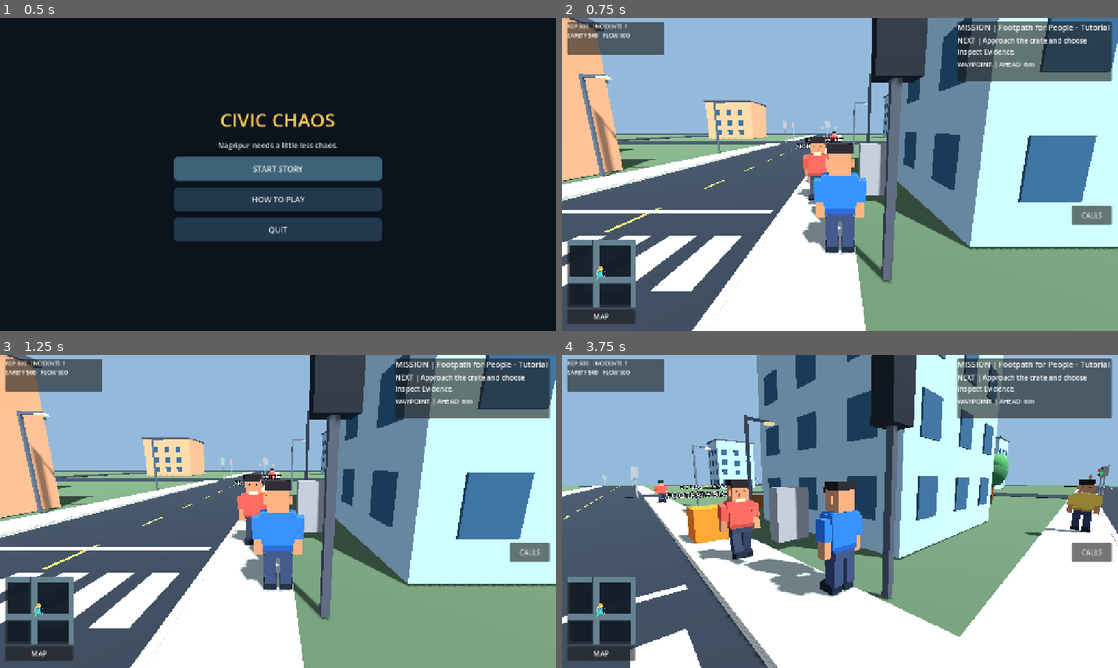
Above: before the commit, frames 1-4 (two rows, left to right).
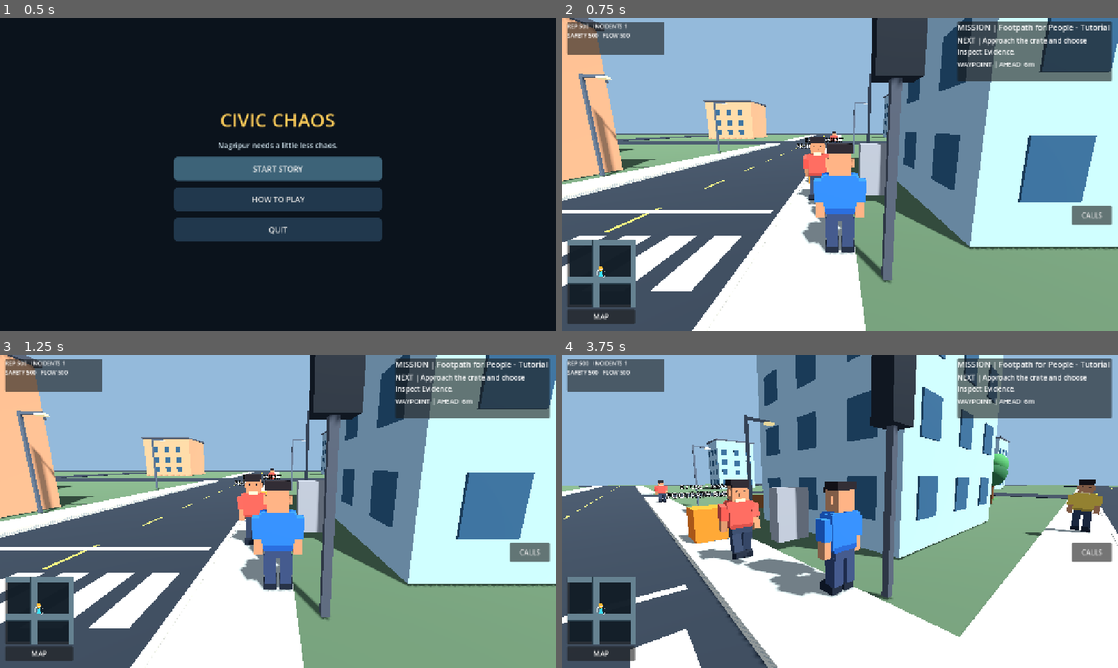
Above: after the commit, the same moments.

Repository: gauravprajapat-23/civic-chaos
Game: Godot game, scene res://scenes/core/menu.tscn
Same seed, same stepped clock (60 frames per second), same inputs: the game is played once before the commit and once after it.
Inputs (mouse positions are in pixels of both pictures, inside the frame that each line leads up to):
- Up to frame 1 (0.5 s): no input
- Up to frame 2 (0.75 s): click "START STORY" at 0.5 s
- Up to frame 3 (1.25 s): no input
- Up to frame 4 (3.75 s): click "MAP" at 1.25 s; click "CALLS" at 2 s; tap Enter at 2.75 s; move the mouse to (812, 574) at 2.77 s; hold W (move_forward) 2.78-3.5 s; hold E (interact) 2.78-3.5 s; click (812, 574) at 2.92 s; tap Space (jump) at 3.02 s; tap F10 (restart_game) at 3.5 s; drag from (1006, 558) to (812, 574) at 3.52 s

Frame 1 is identical in both runs. In frame 2, less than 0.1% of the frame differs, in the area x 6-50%, y 32-84%; in frame 3, less than 0.1%; in frame 4, 0.2%, in the area x 0-99%, y 35-84%.
Error after the commit: Parse Error: Static function "is_challenge_segment()" not found in base "CivicCityRoadLayout". (res://scripts/world/junction_builder.gd:78)

Commit message:
feat(map): introduce safe bounded outer-street S-bends without changing intersection endpoints [skip ci]

Diff:
--- a/scripts/world/junction_builder.gd
+++ b/scripts/world/junction_builder.gd
@@ -75,7 +75,12 @@
                     var origin: Vector3 = here if direction == 0 else there
                     var destination: Vector3 = there if direction == 0 else here
                     lane.centerline = _city_left_side_centerline(origin, destination)
-                    lane.speed_limit_mps = 8.0
+                    if CivicCityRoadLayout.is_challenge_segment(origin, destination):
+                        lane.centerline = _city_chicane_centerline(origin, destination)
+                        # A gentle physical S-bend must be negotiated slowly.
+                        lane.speed_limit_mps = 5.5
+                    else:
+                        lane.speed_limit_mps = 8.0
                     graph.add_lane(lane)
                     var source_key: String = key if direction == 0 else target_key
                     var destination_key: String = target_key if direction == 0 else key
@@ -111,3 +116,28 @@
         finish - forward * ramp_length + left * shoulder,
         finish
     ])
+
+## MAP-CHALLENGE-01: a real but bounded change of heading on outer
+## streets. 4m junction ramps and endpoints remain EXACTLY unchanged,
+## preserving central/outer priority logic and graph connectivity.
+## Both directions bend to their own LEFT; the opposing lane remains
+## separated by >= 2.5m throughout (no head-on centerline overlap).
+static func _city_chicane_centerline(start: Vector3, finish: Vector3) -> PackedVector3Array:
+    var direction: Vector3 = finish - start
+    var length: float = direction.length()
+    if length < 50.0:
+        return _city_left_side_centerline(start, finish)
+    var forward: Vector3 = direction / length
+    var left: Vector3 = Vector3(forward.z, 0.0, -forward.x)
+    var shoulder: float = 1.25
+    var bump: float = 0.75
+    return PackedVector3Array([
+        start,
+        start + forward * 4.0 + left * shoulder,
+        start + forward * length * 0.30 + left * shoulder,
+        start + forward * length * 0.45 + left * (shoulder + bump),
+        start + forward * length * 0.55 + left * (shoulder + bump),
+        start + forward * length * 0.70 + left * shoulder,
+        finish - forward * 4.0 + left * shoulder,
+        finish
+    ])
